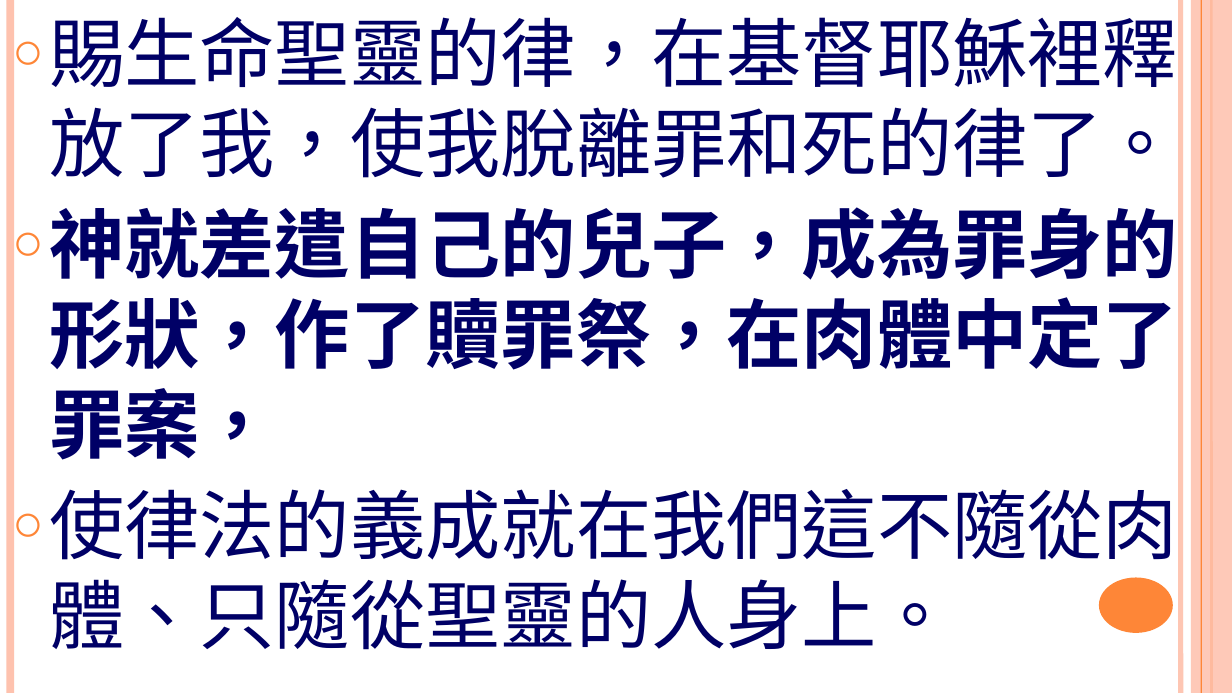
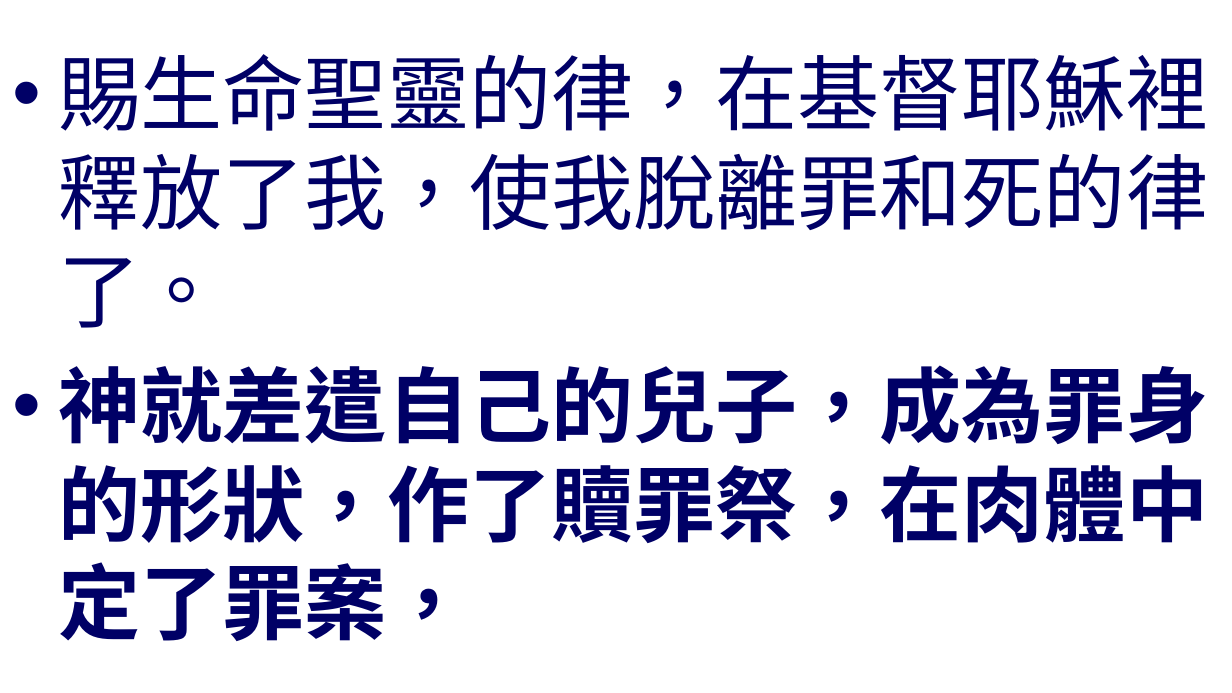
Before and after one commit to batisuoc/worship-resources, a slide deck: slide 2 of 29基督徒的確據.pptx. Drawn at 1232x693 pixels with LibreOffice and Linux fonts; fonts in the diff are those of the drawing; background and template pictures are left out. Boxes give left, top, right and bottom in pixels: in the first picture for what was removed or moved away, otherwise in the second. Text is boxed around its words. In the diff, an @@ line names an element or a change of style, - is before the commit and + after.

```diff
--- a/29基督徒的確據.pptx
+++ b/29基督徒的確據.pptx
@@ text "賜生命聖靈的律，在基督耶穌裡釋放了我，使我脫離罪和死的律了。" at box(59, 54, 1209, 641): size 44 to 48 pt; bullet ○ to •; more space between paragraphs; vertical alignment top to middle @@
@@ line removed from (10, 0) to (10, 692) @@
@@ line removed from (1180, 0) to (1180, 692) @@
@@ rectangle removed at box(1191, 0, 1232, 692) @@
@@ line removed from (1201, 0) to (1201, 692) @@
@@ line removed from (1211, 0) to (1211, 692) @@
@@ text at box(49, 489, 1178, 650): paragraph removed @@
-○ 使律法的義成就在我們這不隨從肉體、只隨從聖靈的人身上。
@@ ellipse removed at box(1099, 578, 1173, 633) @@
```
Also in this commit, not shown: 4 other slides changed, 1 slide added.
